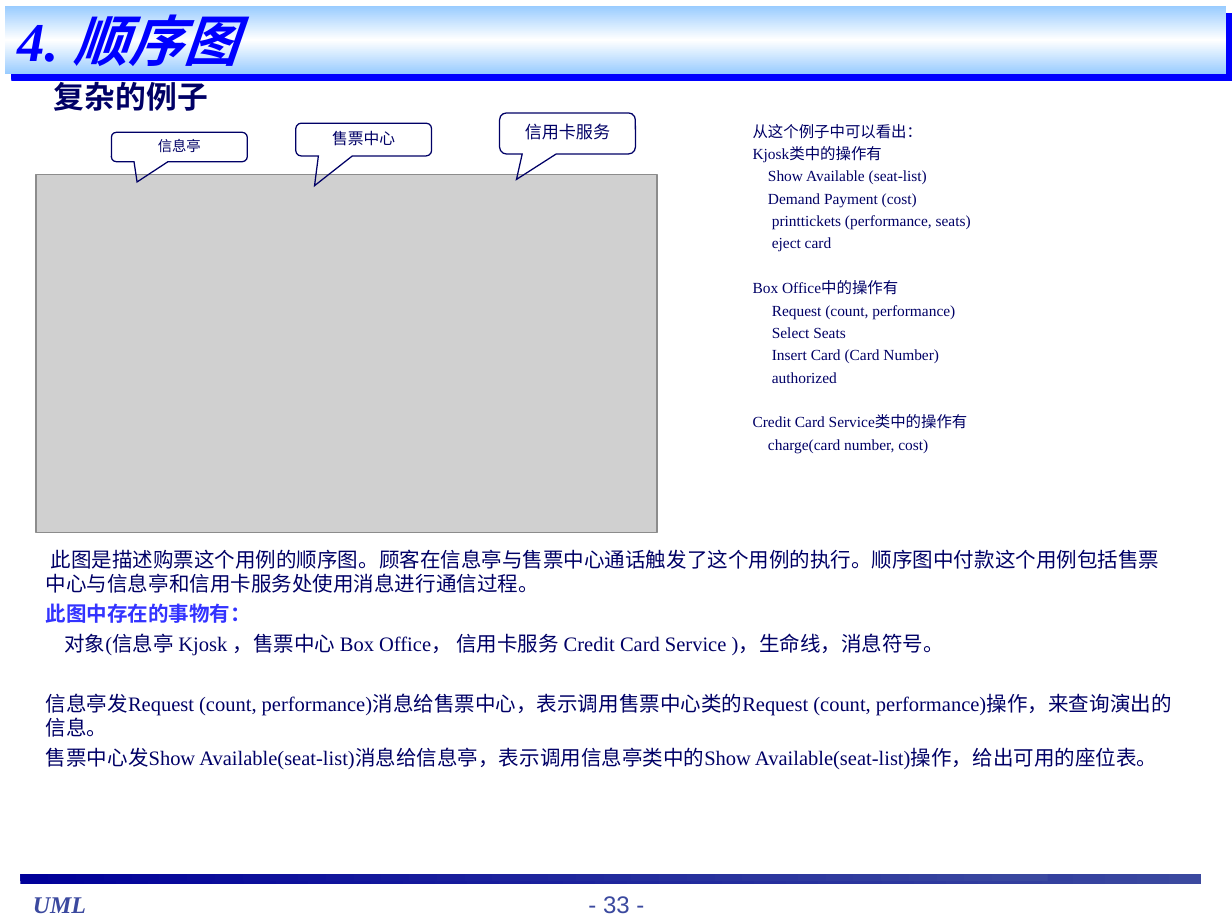
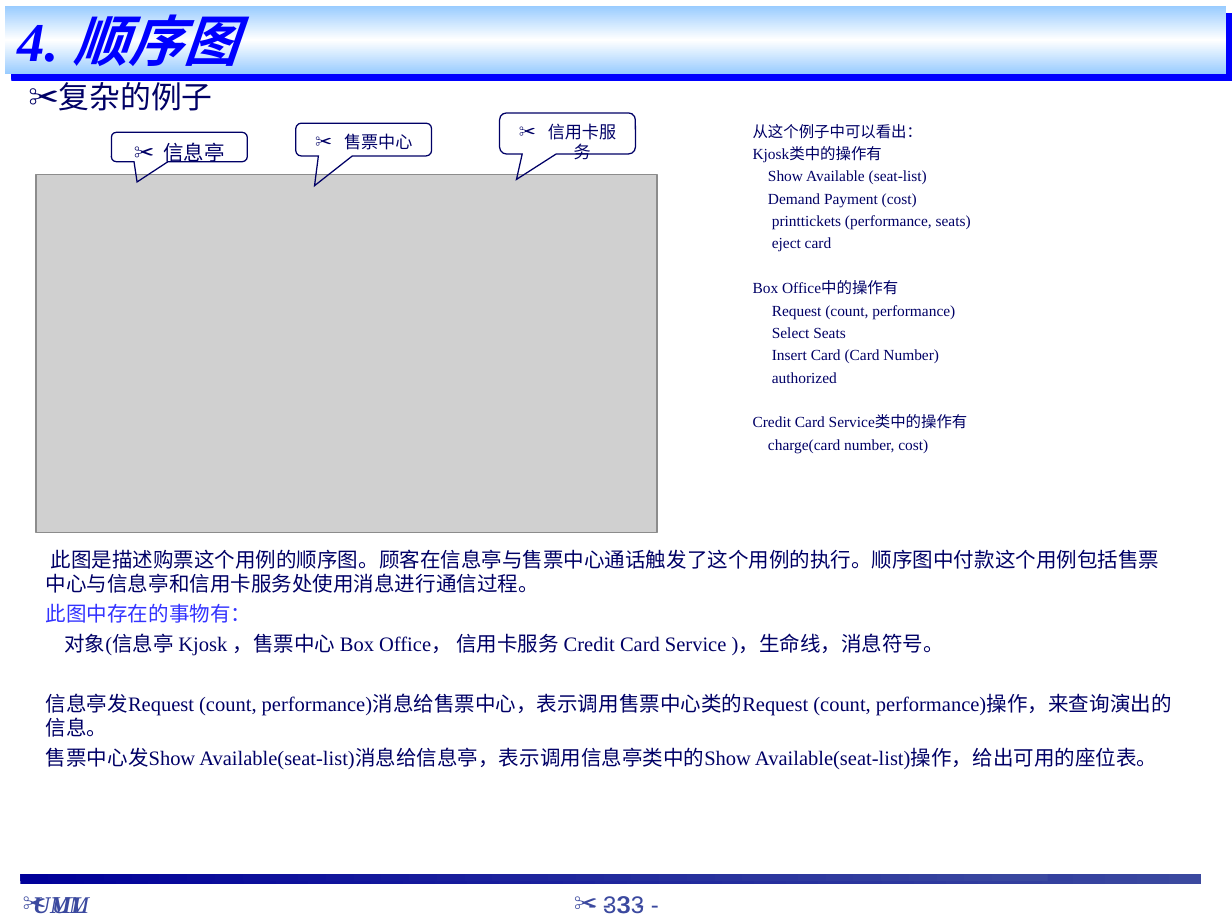
Before and after one commit to hfpf/Note, a slide deck: slide 33 of UML/staruml_教程.ppt. Drawn at 1232x924 pixels with LibreOffice and Linux fonts; fonts in the diff are those of the drawing; grey boxes stand for pictures. Boxes give left, top, right and bottom in pixels: in the first picture for what was removed or moved away, otherwise in the second. Text is boxed around its words. In the diff, an @@ line names an element or a change of style, - is before the commit and + after.

```diff
--- a/UML/staruml_教程.ppt
+++ b/UML/staruml_教程.ppt
@@ text "复杂的例子" at (x1=59, y1=77, x2=213, y2=111): bold off; bullet none to ✂ @@
@@ rounded speech box "信用卡服务" at (x1=500, y1=113, x2=636, y2=154): bullet none to ✂ @@
@@ rounded speech box "信息亭" at (x1=111, y1=132, x2=246, y2=161): size 8.4 to 12 pt; bullet none to ✂; line spacing 0.8 to 1 @@
@@ rounded speech box "售票中心" at (x1=296, y1=123, x2=431, y2=156): size 9.2 to 10 pt; bullet none to ✂; line spacing 0.9 to 1 @@
@@ text at (x1=46, y1=603, x2=251, y2=623): bold off in "此图中存在的事物有：" @@
@@ text "UML" at (x1=11, y1=883, x2=110, y2=924): bold off; bullet none to ✂ @@
@@ text "UML" moved from (x1=33, y1=897, x2=86, y2=913) to (x1=11, y1=883, x2=110, y2=924) @@
@@ text added at (x1=33, y1=897, x2=86, y2=914), 14 pt, text #3B499F, bold, italic @@
+UML
@@ page number at (x1=618, y1=896, x2=645, y2=914): bullet none to ✂ @@
@@ page number added at (x1=603, y1=896, x2=630, y2=914), 14 pt, text #3B499F @@
+- 33 -
```
Also in this commit, not shown: 45 other slides changed.
